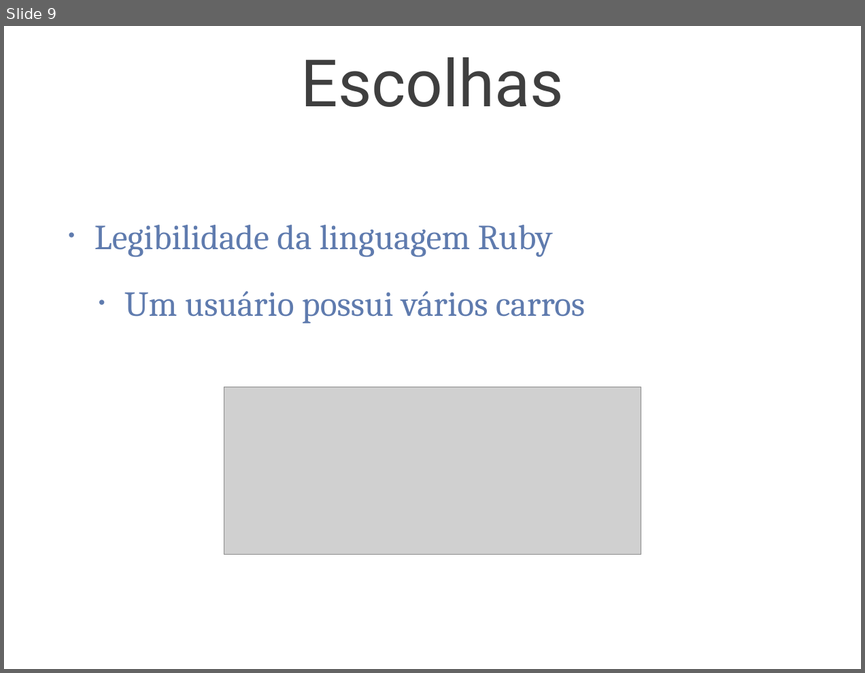
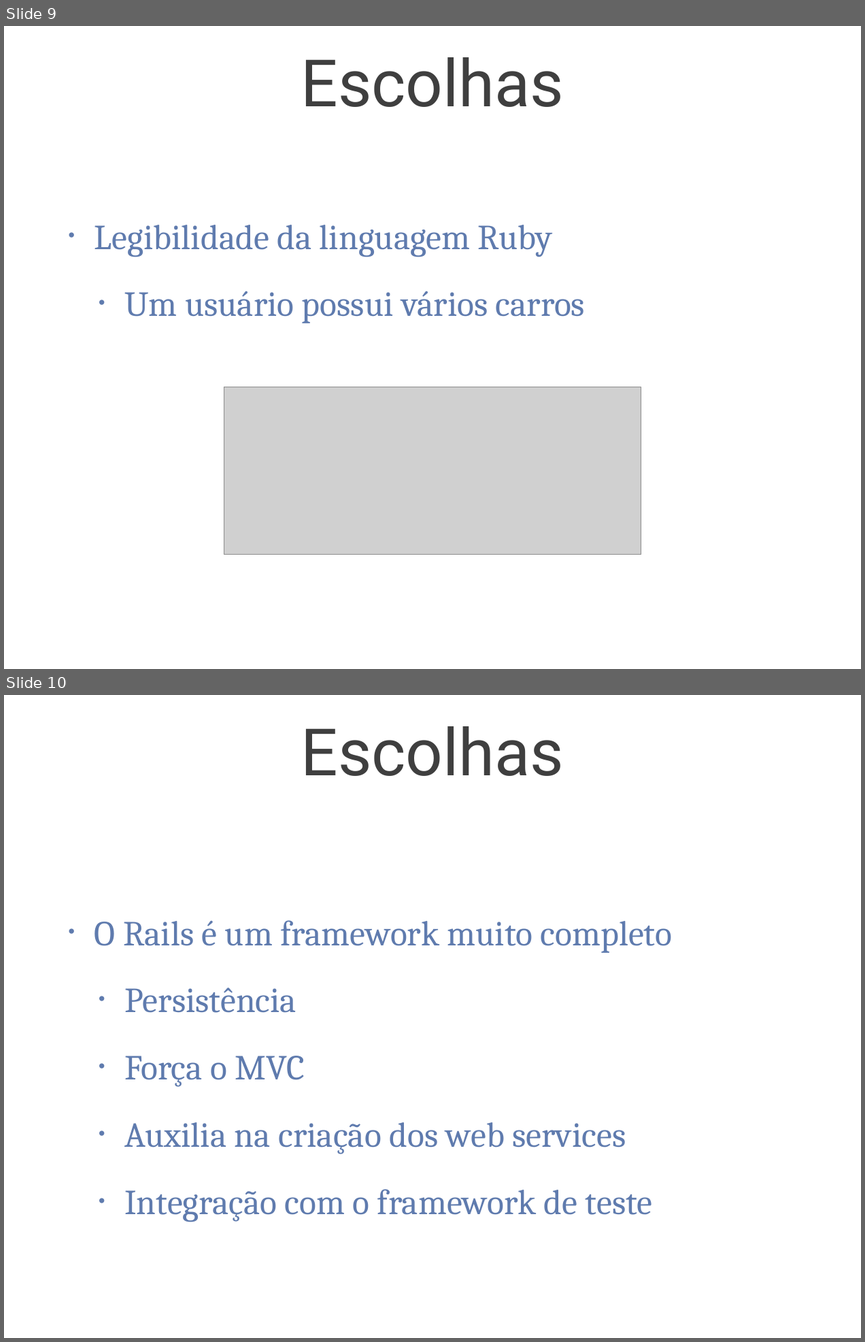
Before and after one commit to tulios/projetofinal-roteiros, a slide deck: apresentacao/apresentacao.ppt. Shown one above the other, each under a label of ours: slide 9 before the commit, slides 9 and 10 after it. The pictures are 865x673 and 865x1342 pixels, drawn with LibreOffice and Linux fonts; fonts in the diff are those of the drawing; grey boxes stand for pictures; background and template pictures are left out. Boxes give left, top, right and bottom in pixels: in the first picture for what was removed or moved away, otherwise in the second. Text is boxed around its words. In the diff, an @@ line names an element or a change of style, - is before the commit and + after.

Commit message:
Ajustes na apresentacao. Retirada de testes the thruth.

```diff
--- a/apresentacao/apresentacao.ppt
+++ b/apresentacao/apresentacao.ppt
@@ slide 10 added at (4, 695, 861, 1338), background picture (left out) @@
@@ title added at (301, 726, 564, 776), 78 pt, text #3F3F3F @@
+Escolhas
@@ text added at (94, 920, 672, 1221), 42 pt, text #5F7BAE @@
+• O Rails é um framework muito completo
+  • Persistência
+  • Força o MVC
+  • Auxilia na criação dos web services
+  • Integração com o framework de teste
```
Also in this commit, not shown: 4 slides changed, 9 other slides added, 1 slide removed, 14 other files.
